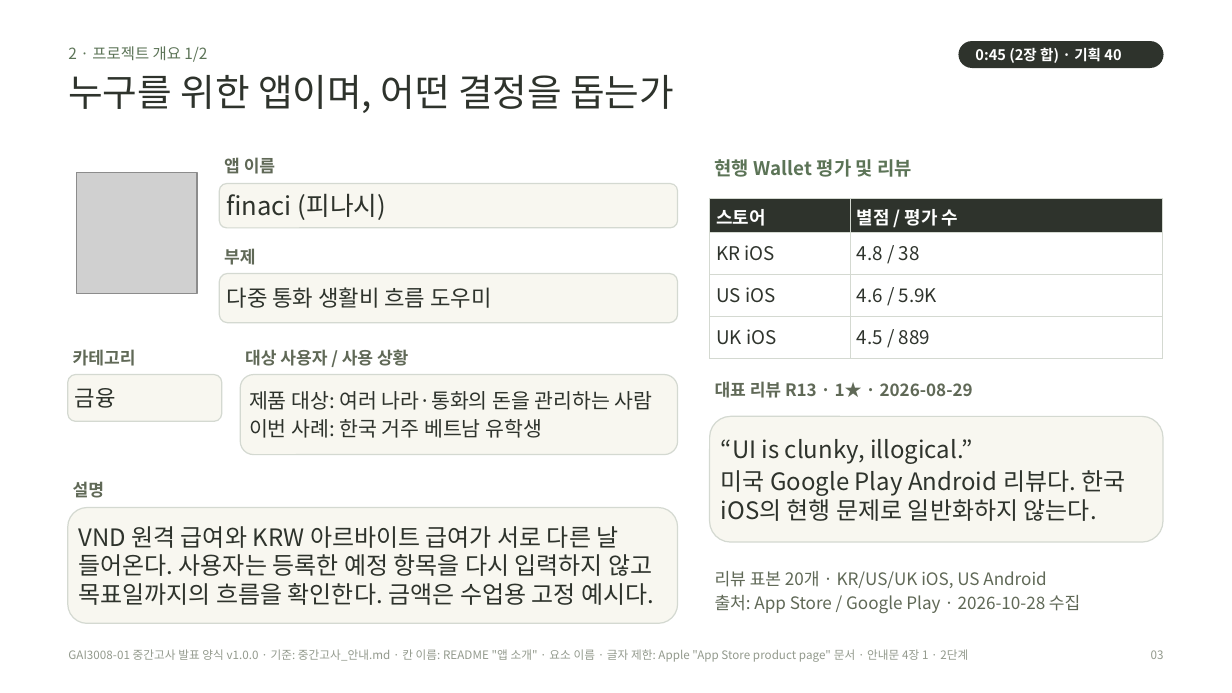
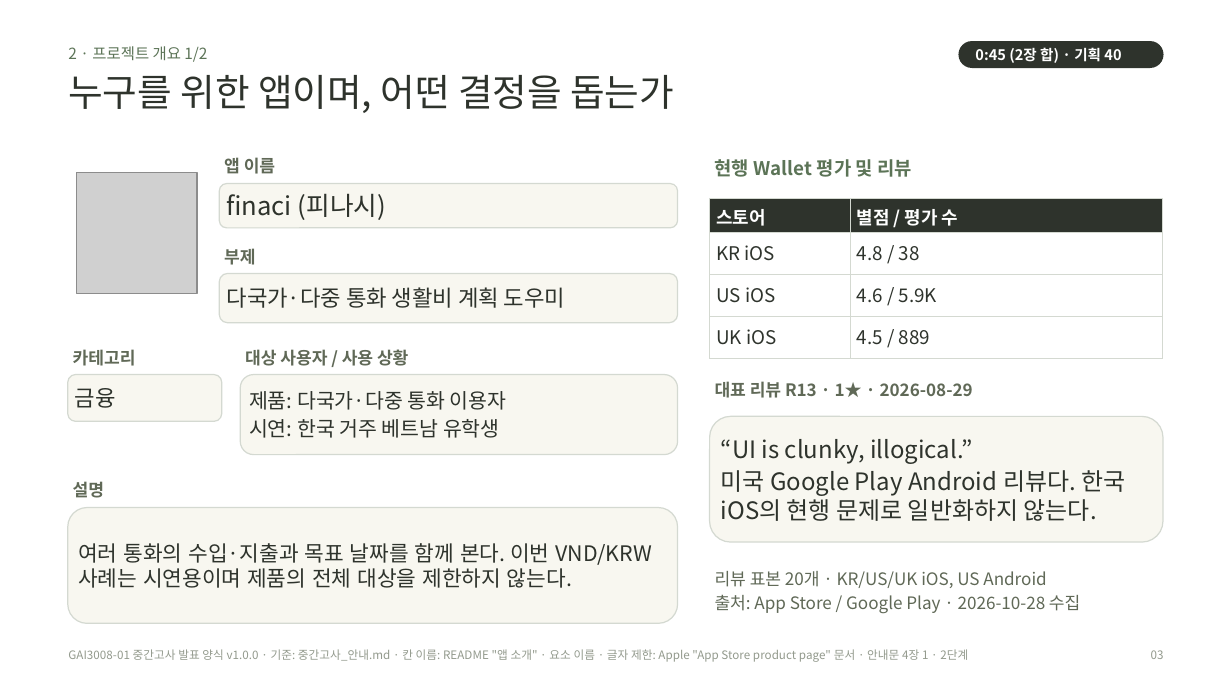
Before and after one commit to thanhdvu/finaci-midterm, a slide deck: slide 3 of output/finaci-midterm-final.pptx. Drawn at 1232x693 pixels with LibreOffice and Linux fonts; fonts in the diff are those of the drawing; grey boxes stand for pictures. Boxes give left, top, right and bottom in pixels: in the first picture for what was removed or moved away, otherwise in the second. Text is boxed around its words. In the diff, an @@ line names an element or a change of style, - is before the commit and + after.

```diff
--- a/output/finaci-midterm-final.pptx
+++ b/output/finaci-midterm-final.pptx
@@ text in rounded rectangle at box(227, 287, 565, 308): text changed @@
-다중 통화 생활비 흐름 도우미
+다국가·다중 통화 생활비 계획 도우미
@@ text in rounded rectangle at box(249, 391, 507, 438): text changed @@
-제품 대상: 여러 나라·통화의 돈을 관리하는 사람
-이번 사례: 한국 거주 베트남 유학생
+제품: 다국가·다중 통화 이용자
+시연: 한국 거주 베트남 유학생
@@ text in rounded rectangle at box(78, 543, 652, 588): text changed; size 14 to 12.5 pt @@
-VND 원격 급여와 KRW 아르바이트 급여가 서로 다른 날 들어온다. 사용자는 등록한 예정 항목을 다시 입력하지 않고 목표일까지의 흐름을 확인한다. 금액은 수업용 고정 예시다.
+여러 통화의 수입·지출과 목표 날짜를 함께 본다. 이번 VND/KRW 사례는 시연용이며 제품의 전체 대상을 제한하지 않는다.
```
Also in this commit, not shown: 3 other slides changed, 16 other files.
